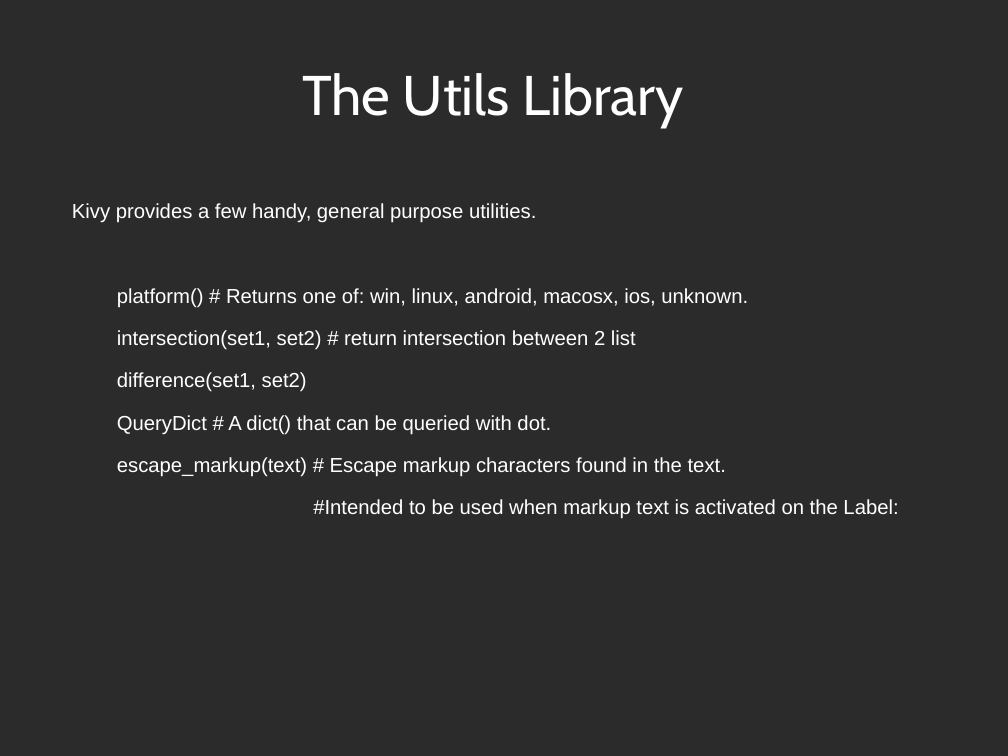
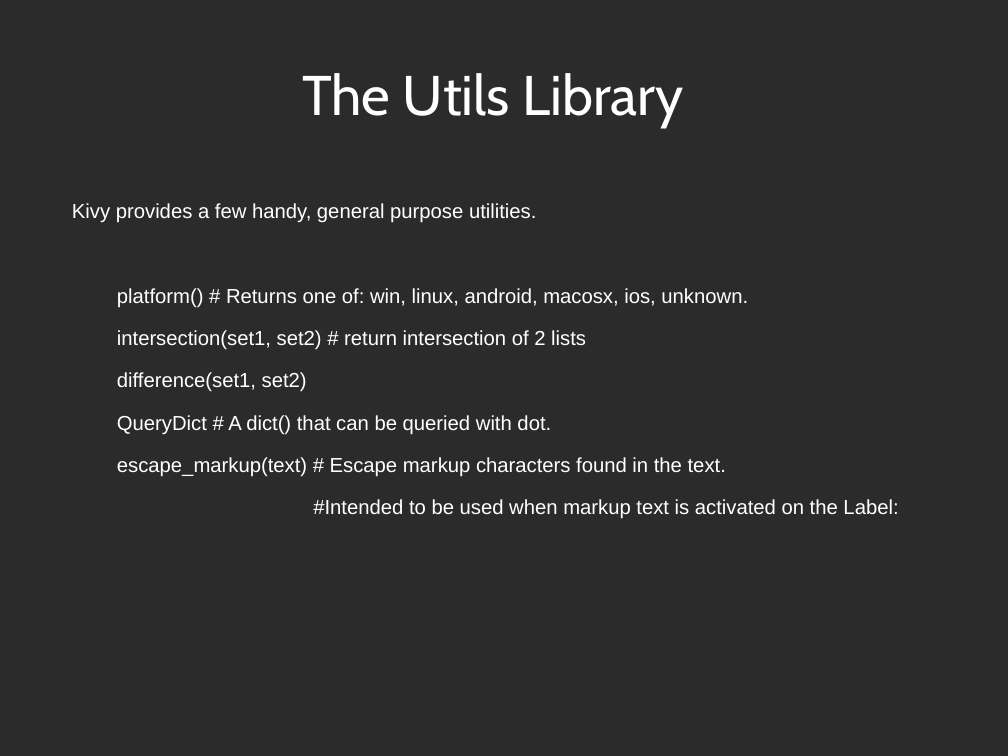
Before and after one commit to Zen-CODE/kivybits, a slide deck: slide 45 of PyCon/ZA 2013/PyCon.odp. Drawn at 1008x756 pixels with LibreOffice and Linux fonts; fonts in the diff are those of the drawing; background and template pictures are left out; a plain dark background stands for a picture behind light text. Boxes give left, top, right and bottom in pixels: in the first picture for what was removed or moved away, otherwise in the second. Text is boxed around its words. In the diff, an @@ line names an element or a change of style, - is before the commit and + after.

```diff
--- a/PyCon/ZA 2013/PyCon.odp
+++ b/PyCon/ZA 2013/PyCon.odp
@@ text at bbox=[117, 330, 586, 350]: text changed @@
-intersection(set1, set2) # return intersection between 2 list
+intersection(set1, set2) # return intersection of 2 lists
```
Also in this commit, not shown: 5 other slides changed, 9 slides added, 1 other file.
